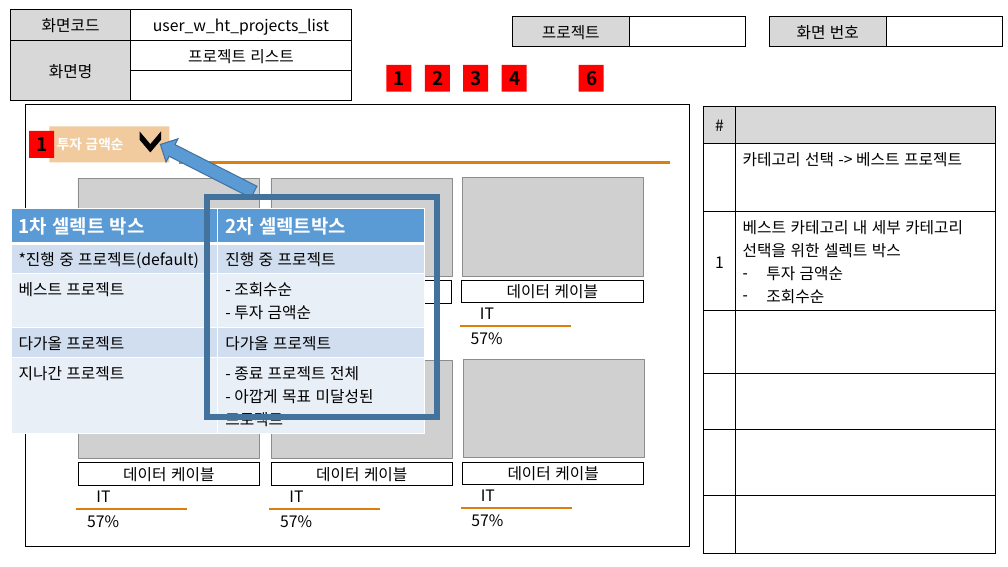
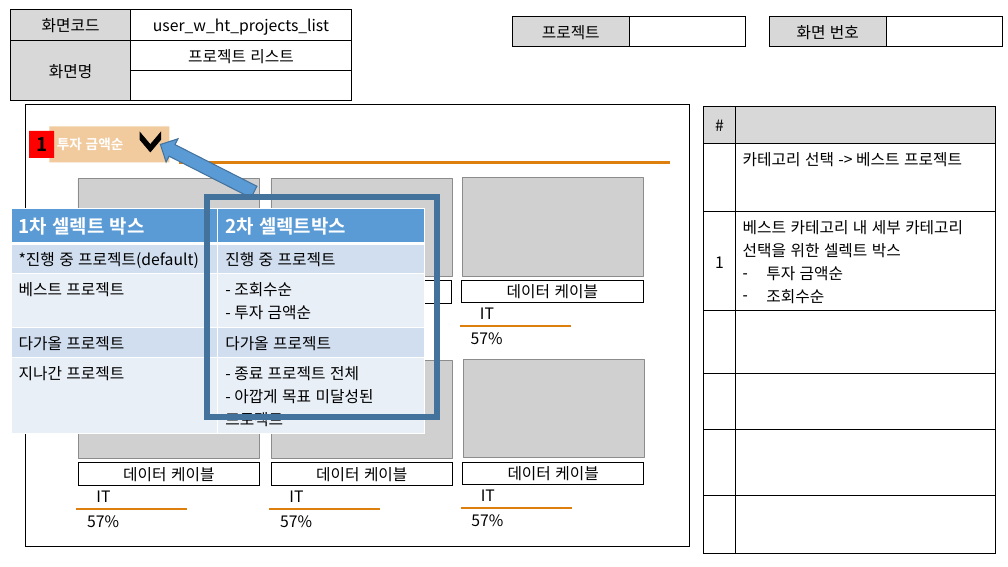
Before and after one commit to ezenteam2/EzenCrowdFunding, a slide deck: slide 11 of project03 화면설계서/project03 - 화면 설계서 - 현태.pptx. Drawn at 1008x567 pixels with LibreOffice and Linux fonts; fonts in the diff are those of the drawing; grey boxes stand for pictures. Boxes give left, top, right and bottom in pixels: in the first picture for what was removed or moved away, otherwise in the second. Text is boxed around its words. In the diff, an @@ line names an element or a change of style, - is before the commit and + after.

```diff
--- a/project03 화면설계서/project03 - 화면 설계서 - 현태.pptx
+++ b/project03 화면설계서/project03 - 화면 설계서 - 현태.pptx
@@ rectangle removed at [386,65,411,91] @@
-1
@@ rectangle removed at [425,65,450,91] @@
-2
@@ rectangle removed at [464,65,488,91] @@
-3
@@ rectangle removed at [502,65,527,91] @@
-4
@@ rectangle removed at [578,65,603,91] @@
-6
```
Also in this commit, not shown: 13 other slides changed, 1 slide added.
